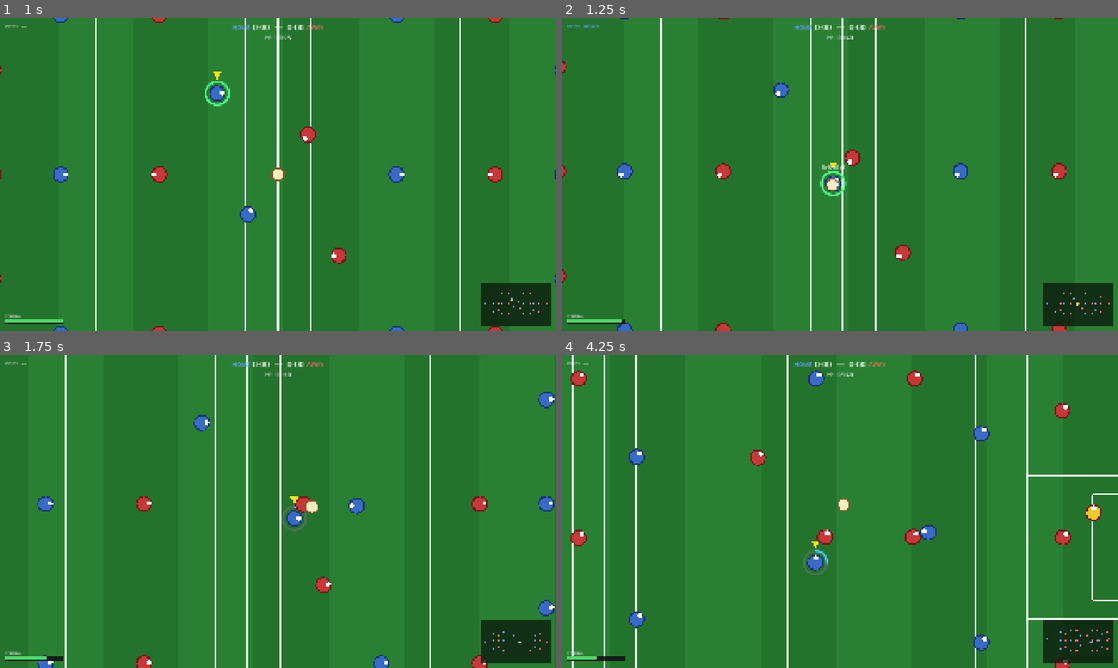
Above: before the commit, frames 1-4 (two rows, left to right).
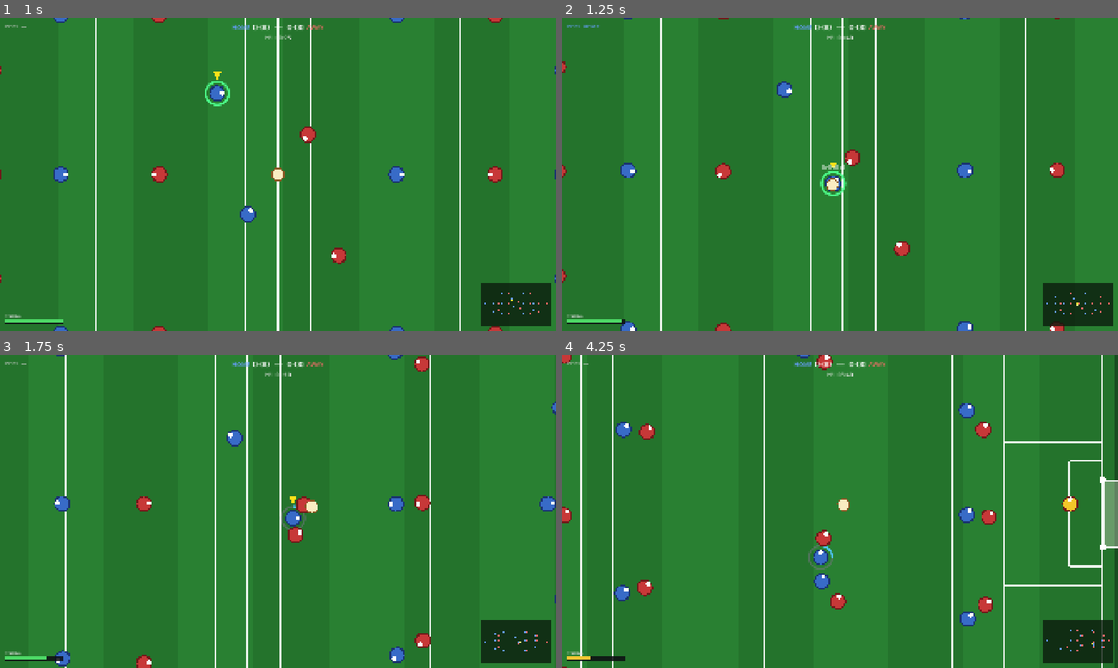
Above: after the commit, the same moments.

Repository: cathalging/gaelic-football
Game: Godot game, scene res://ui/main_menu/main_menu.tscn
The game is run twice, just before and just after one commit, with the same random seed, the same clock (stepped at 60 frames per second) and the same inputs.
Inputs (mouse positions are in pixels of both pictures, inside the frame that each line leads up to):
- Up to frame 1 (1 s): click "Quick Play" at 0.5 s
- Up to frame 2 (1.25 s): no input
- Up to frame 3 (1.75 s): tap Enter at 1.25 s; move the mouse to (400, 495) at 1.27 s; press the mouse at (400, 495) at 1.28 s; hold D (move_right) from 1.28 s (still down); tap Shift (sprint) at 1.55 s
- Up to frame 4 (4.25 s): move the mouse to (728, 527) at 2.02 s; release D (move_right) at 2.03 s; release the mouse at (728, 527) at 2.03 s; hold S (move_down) 2.03-2.78 s; tap Shift (sprint) at 2.1, 3.8 s; tap F (tackle) at 2.3 s; move the mouse to (895, 442) at 2.77 s; hold D (move_right) 2.78-3.53 s; hold F (tackle) 2.78-3.53 s; click (895, 442) at 3.05 s; move the mouse to (812, 574) at 3.52 s; hold W (move_up) from 3.53 s (still down); tap V (bounce) at 3.6 s; click (812, 574) at 3.67 s

Frame 1 is identical in both runs. In frame 2, 0.7% of the frame differs, in the area x 9-97%, y 0-100%; in frame 3, 2.4%; in frame 4, 9.3%, in the area x 0-100%, y 0-100%.

Commit message:
Group A: open up goal-scoring (man-marking, runs, through balls, sidestep)
Defenders no longer camp zonally in the goalmouth; the unit now moves with
the play, which is what creates room to attack.

- Man-marking: backs and midfielders (roster 1-8) man-mark the mirrored
  opposing forward/mid, standing goalside of their man when defending.
  Forwards and the keeper hold a zone. Moving a forward now drags his
  marker out of the goalmouth.
- Off-the-ball runs: forwards push toward goal when their team has the
  ball, stretching the defence and giving the carrier a runner to find.
- Through balls: pass scoring rewards a teammate who has run closer to
  goal; longer passes are driven as a kick pass and led into space ahead.
- Sidestep: dashing while carrying kinks the burst around the nearest
  defender and grants a brief tackle-immunity window, beating a man 1v1.

Diff:
--- a/scenes/match/ai_player.gd
+++ b/scenes/match/ai_player.gd
@@ -63,6 +63,18 @@
 const SEP_PUSH_MAX := 90.0    # cap on the separation steering offset
 const SHIFT_X_MAX  := 200.0   # how far the block slides toward the ball (x)
 const SHIFT_Y_MAX  := 110.0   # …and (y)
+
+# Man-marking & off-the-ball movement (Group A). Backs/mids track their man when
+# defending, which pulls them out of the goalmouth when a forward roams; forwards
+# push up off the ball when attacking, giving the carrier a runner to find.
+const MARK_GOALSIDE := 42.0   # how far goalside of his man a marker stands
+const RUN_SUPPORT   := 70.0   # how far forwards push toward goal off the ball
+const PASS_LEAD     := 46.0   # lead a forward run slightly toward goal on a pass
+const KICK_PASS_RANGE := 330.0 # passes longer than this are delivered as a kick pass
+# Sidestep — dashing while carrying beats a close defender: a lateral kink around
+# them plus a brief window where their tackle can't land.
+const SIDESTEP_IMMUNITY := 0.35
+const SIDESTEP_RANGE    := 60.0
 
 # AI decision timing
 const SHOOT_RANGE    := 200.0   # px from goal centre — comfortable goal range
@@ -148,6 +160,11 @@
 ## makes saves instead of chasing upfield (see _run_keeper and the keeper save
 ## roll in match_scene). Set by match_scene before add_child so _ready sees it.
 var is_keeper := false
+
+## The opponent this player man-marks when defending (set by match_scene). Backs
+## and midfielders mark; forwards and the keeper leave this null and hold a zone,
+## so the attacking unit stays high to stretch the defence.
+var mark_target: AIPlayer = null
 
 ## 0..1 stamina reserve (see the stamina constants above).
 var stamina := 1.0
@@ -388,7 +405,7 @@
 func _run_state(delta: float) -> void:
 	match state:
 		State.IDLE:
-			_move_toward(_tactical_position(), WALK_SPEED, delta)
+			_move_toward(_off_ball_target(), WALK_SPEED, delta)
 		State.MOVE_TO_BALL:
 			if is_carrying:
 				_run_with_ball(delta)
@@ -515,6 +532,61 @@
 
 
 # ── Team shape ───────────────────────────────────────────────────────────────
+
+## Off-the-ball destination: man-mark when defending, push up to support when our
+## team is attacking, otherwise hold the zonal block. This is what pulls defenders
+## out of the goalmouth (they follow their man) and gives the carrier a runner.
+func _off_ball_target() -> Vector2:
+	if _should_mark():
+		return _marking_position()
+	if _team_in_possession() == team and not is_keeper:
+		return _support_run_position()
+	return _tactical_position()
+
+
+## Which team currently holds the ball (carrier's team), or -1 if it's loose.
+func _team_in_possession() -> int:
+	if ball != null and ball.carrier != null:
+		return (ball.carrier as AIPlayer).team
+	return -1
+
+
+## True when this player's team is defending — an opponent has the ball, or it is
+## loose in our defensive half.
+func _is_defending() -> bool:
+	var poss := _team_in_possession()
+	if poss == team:
+		return false
+	if poss != -1:
+		return true
+	var own_goal_x := -_goal_centre.x
+	return ball != null and ball.global_position.x * own_goal_x > 0.0
+
+
+## Backs and midfielders man-mark when defending; forwards and the keeper don't.
+func _should_mark() -> bool:
+	return mark_target != null and not is_keeper and _is_defending()
+
+
+## Stand goalside of the marked man — between him and our goal — so he has to beat
+## us to get a clean shot or receive in space.
+func _marking_position() -> Vector2:
+	var own_goal := Vector2(-_goal_centre.x, 0.0)
+	var to_goal := (own_goal - mark_target.global_position)
+	if to_goal.length() > 0.01:
+		to_goal = to_goal.normalized()
+	return mark_target.global_position + to_goal * MARK_GOALSIDE + _separation()
+
+
+## A forward's supporting run: hold the zonal slot but push toward the opposition
+## goal so the defence has to come up with us, opening space behind.
+func _support_run_position() -> Vector2:
+	var base := _tactical_position()
+	var to_goal := _goal_centre - global_position
+	if to_goal.length() > GOAL_MOUTH_RANGE:
+		base += to_goal.normalized() * RUN_SUPPORT
+	return base
+
 
 func _tactical_position() -> Vector2:
 	# The whole team slides toward the ball as a single block, so each player
@@ -606,11 +678,23 @@
 
 
 func _ai_pass_to(target: AIPlayer) -> void:
-	var dir := (target.global_position - global_position).normalized()
+	# Lead a forward making a run slightly toward goal, so the ball is played into
+	# space ahead of them rather than to their feet (a through ball).
+	var spot := target.global_position
+	if target.mark_target == null and not target.is_keeper:
+		var to_goal := _goal_centre - target.global_position
+		if to_goal.length() > GOAL_MOUTH_RANGE:
+			spot += to_goal.normalized() * PASS_LEAD
+	var dir := (spot - global_position).normalized()
 	is_carrying  = false
 	_carry_timer = 0.0
 	_pass_cd     = PASS_COOLDOWN
-	ball.release_hand_pass(dir)
+	# Hand pass when short; drive a kick pass for a longer through ball.
+	var dist := global_position.distance_to(spot)
+	if dist > KICK_PASS_RANGE:
+		ball.release_kick_pass(dir, clampf(dist / 700.0, 0.3, 1.0))
+	else:
+		ball.release_hand_pass(dir)
 
 
 ## Take a set-piece kick (free, 45, sideline, kickout). Called by match_scene
@@ -649,7 +733,11 @@
 		var openness := _nearest_enemy_to(tm.global_position)
 		if openness < MARKED_RADIUS:
 			continue   # too tightly marked — the receiver gets tackled at once
-		var score := advance + openness * 0.4
+		# Reward forwards who have run closer to goal than the carrier — the through
+		# ball to a runner in behind, not the safe square pass.
+		var goal_gain := global_position.distance_to(_goal_centre) \
+				- tm.global_position.distance_to(_goal_centre)
+		var score := advance + openness * 0.4 + maxf(0.0, goal_gain) * 0.5
 		if score > best_score:
 			best_score = score
 			best       = tm
@@ -738,6 +826,8 @@
 		_dash_cd   = DASH_COOLDOWN
 		_dash_dir  = dir.normalized() if dir != Vector2.ZERO else facing
 		stamina    = maxf(0.0, stamina - STAMINA_DASH_COST)
+		if is_carrying:
+			_apply_sidestep()   # a dash with the ball is a beat-your-man sidestep
 
 	# Jockey / contain — hold to shadow the carrier at a controlled (slower) speed
 	# without the ball, keeping square to them so the next tackle commits from the
@@ -755,6 +845,37 @@
 		velocity = velocity.lerp(Vector2.ZERO, DECEL * delta)
 		if _jockeying:
 			facing = _contain_facing(facing)
+
+
+## Sidestep: a dash with the ball kinks the burst laterally around the nearest
+## defender ahead and grants a brief tackle-immunity window, so a well-timed dash
+## beats your man in a 1v1 instead of running straight into the tackle.
+func _apply_sidestep() -> void:
+	_tackle_immunity = maxf(_tackle_immunity, SIDESTEP_IMMUNITY)
+	var foe := _nearest_enemy_node()
+	if foe == null:
+		return
+	var to_foe := foe.global_position - global_position
+	if to_foe.length() > SIDESTEP_RANGE or to_foe.length() < 0.01:
+		return
+	to_foe = to_foe.normalized()
+	var lateral := Vector2(-to_foe.y, to_foe.x)   # perpendicular — step around him
+	if lateral.dot(_dash_dir) < 0.0:
+		lateral = -lateral
+	_dash_dir = (_dash_dir + lateral * 0.7).normalized()
+
+
+## The nearest opponent node (not just the distance) — used by the sidestep.
+func _nearest_enemy_node() -> AIPlayer:
+	var best: AIPlayer = null
+	var best_d := INF
+	for e in enemies:
+		var a := e as AIPlayer
+		var d := a.global_position.distance_to(global_position)
+		if d < best_d:
+			best_d = d
+			best   = a
+	return best
 
 
 ## While jockeying, face the carrier being contained (so a tackle comes in from
--- a/scenes/match/match_scene.gd
+++ b/scenes/match/match_scene.gd
@@ -173,6 +173,7 @@
 		(ai as AIPlayer).enemies = _team_b
 	for ai in _team_b:
 		(ai as AIPlayer).enemies = _team_a
+	_assign_marks()
 	# Referee signals — both teams can commit steps fouls. Illegal-tackle fouls are
 	# raised directly by the tackle resolution in this script (see _on_tackle_foul).
 	for ai in _team_a + _team_b:
@@ -267,6 +268,20 @@
 		roster.append(ai)
 	for ai in roster:
 		(ai as AIPlayer).teammates = roster
+
+
+# ── Man-marking assignments ──────────────────────────────────────────────────────
+# Pair each team's backs and midfielders (roster indices 1..8) with the opposing
+# forward / midfielder they man-mark. Forwards (9..14) and the keeper (0) hold a
+# zone, so the attacking unit stays high and stretches the defence. Mirror map:
+# full backs↔full forwards, half backs↔half forwards, midfield↔midfield.
+const _MARK_MIRROR := {1: 12, 2: 13, 3: 14, 4: 9, 5: 10, 6: 11, 7: 7, 8: 8}
+
+func _assign_marks() -> void:
+	for i in _MARK_MIRROR:
+		var j: int = _MARK_MIRROR[i]
+		(_team_a[i] as AIPlayer).mark_target = _team_b[j] as AIPlayer
+		(_team_b[i] as AIPlayer).mark_target = _team_a[j] as AIPlayer
 
 
 # ── Player switching ───────────────────────────────────────────────────────────
